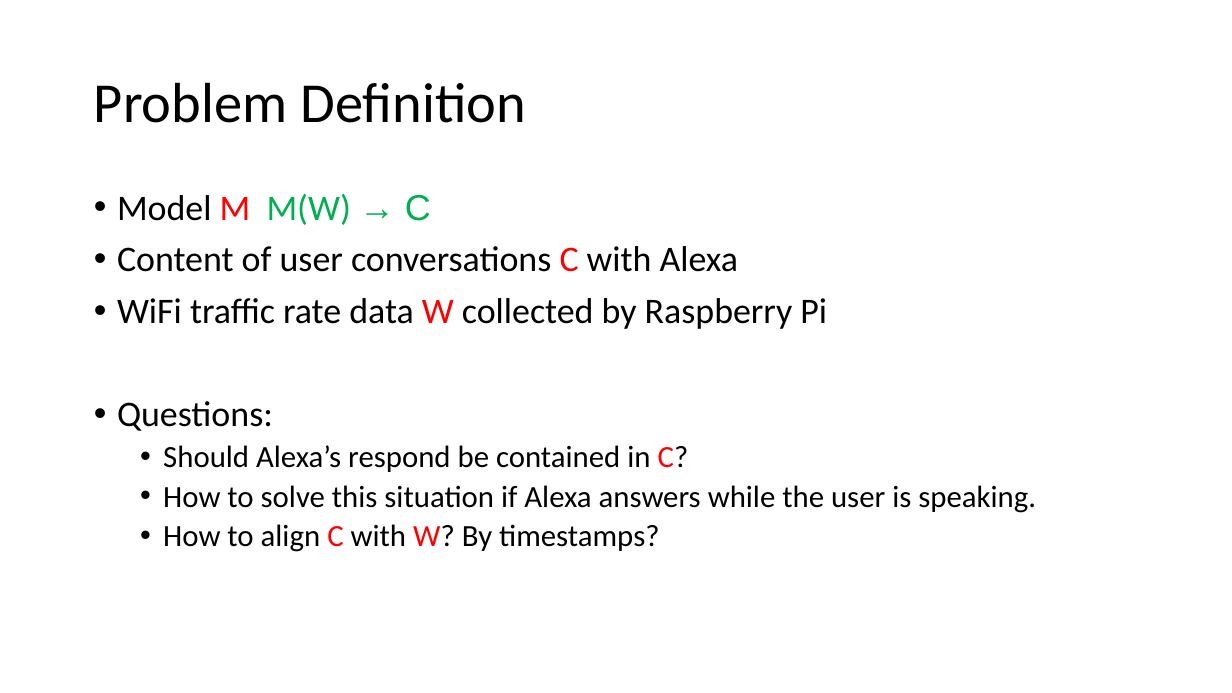
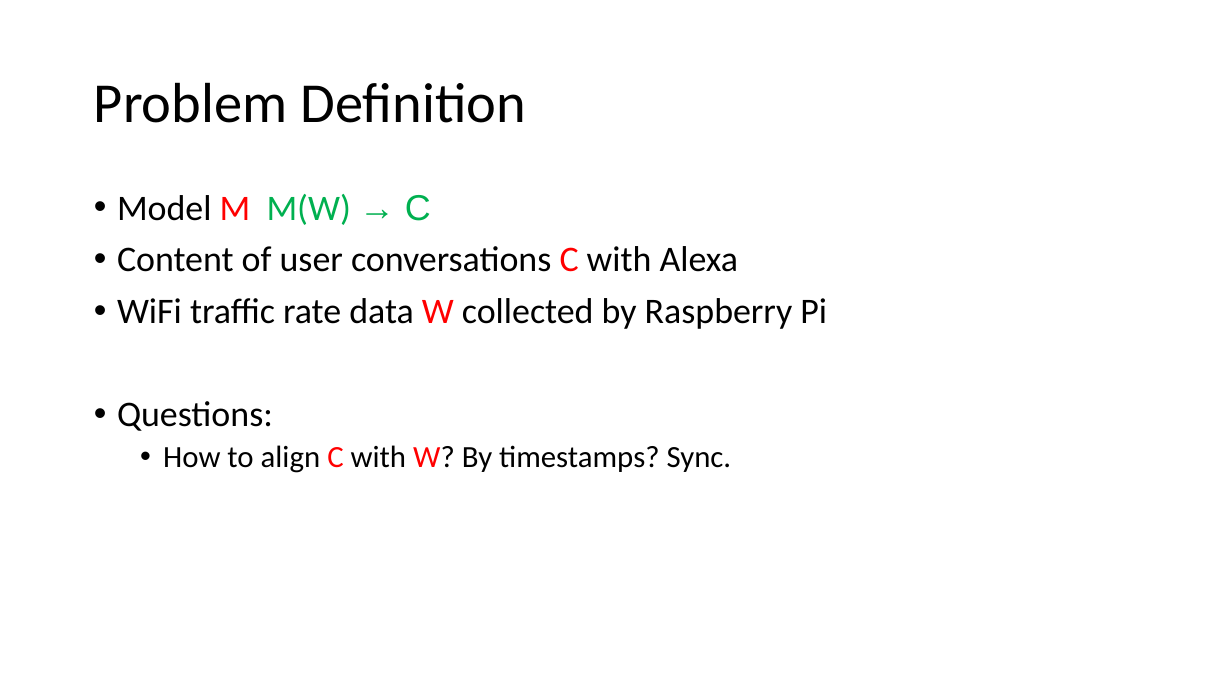
Before and after one commit to GXG-CS/Pi-Alexa, a slide deck: slide 3 of Presentation1.pptx. Drawn at 1232x693 pixels with LibreOffice and Linux fonts; fonts in the diff are those of the drawing. Boxes give left, top, right and bottom in pixels: in the first picture for what was removed or moved away, otherwise in the second. Text is boxed around its words. In the diff, an @@ line names an element or a change of style, - is before the commit and + after.

```diff
--- a/Presentation1.pptx
+++ b/Presentation1.pptx
@@ text at <box>163,445,732,473</box>: text changed @@
-  • Should Alexa’s respond be contained in C?
-  • How to solve this situation if Alexa answers while the user is speaking.
-  • How to align C with W? By timestamps?
+  • How to align C with W? By timestamps? Sync.
```
Also in this commit, not shown: 3 other slides changed, 3 slides added, 6 other files.
